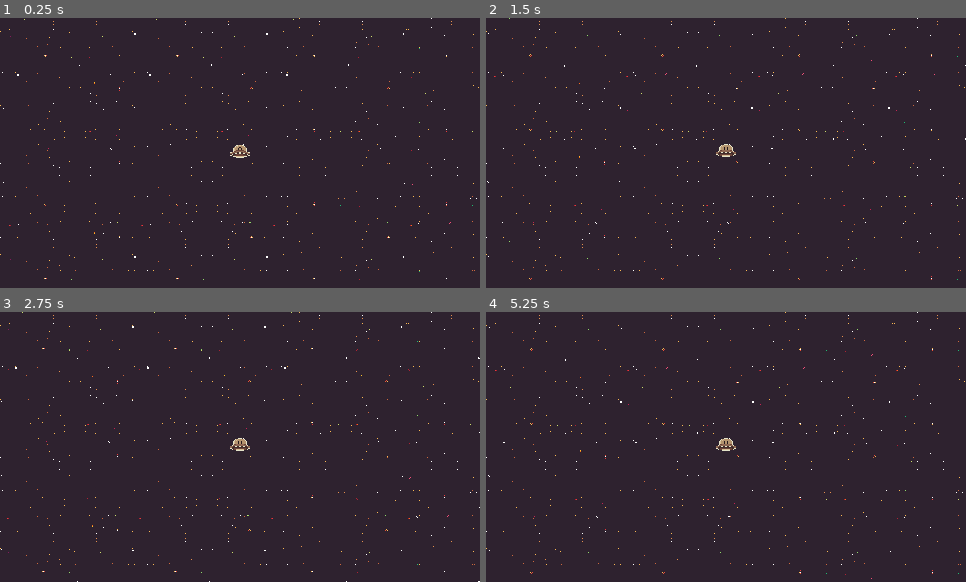
Above: before the commit, frames 1-4 (two rows, left to right).
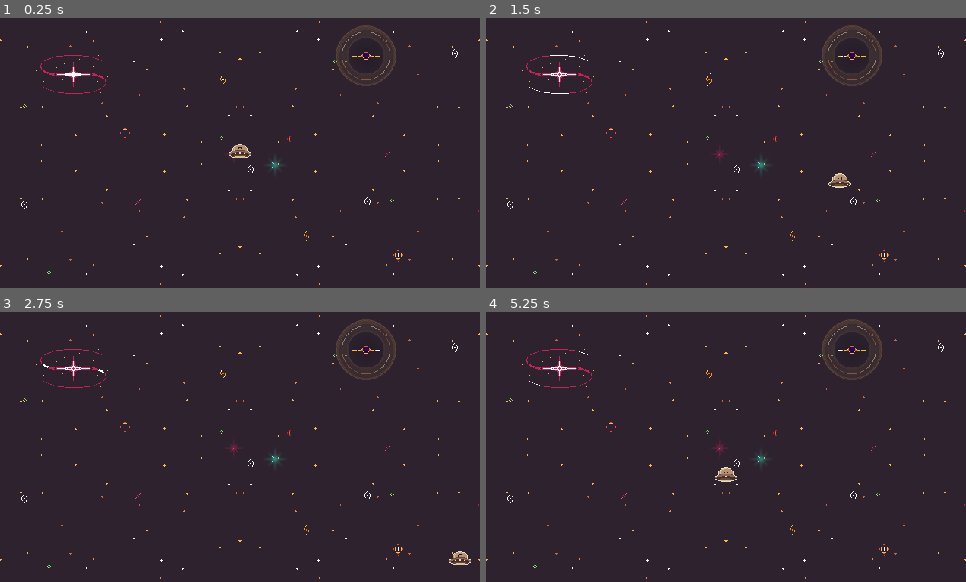
Above: after the commit, the same moments.

Repository: daodev0/ufo-game
Game: Godot game, scene res://Scenes/nivel_1.tscn
Same seed, same stepped clock (60 frames per second), same inputs: the game is played once before the commit and once after it.
Inputs:
- Up to frame 1 (0.25 s): no input
- Up to frame 2 (1.5 s): hold Right (ui_right) 0.53-1.28 s; hold Down (ui_down) from 1.28 s (still down)
- Up to frame 3 (2.75 s): release Down (ui_down) at 2.03 s; hold Right (ui_right) from 2.03 s (still down)
- Up to frame 4 (5.25 s): release Right (ui_right) at 2.78 s; hold Up (ui_up) 2.78-3.53 s; hold Left (ui_left) 3.53-5.03 s; hold Down (ui_down) from 5.03 s (still down)

The runs differ from the first frame. In frame 1, 1.6% of the frame differs, in the area x 0-100%, y 0-99%; in frame 2, 1.7%; in frame 3, 1.8%, in the area x 0-100%, y 0-100%; in frame 4, 1.8%.

Commit message:
Se cambio el fondo de Parallax a simples Nodos2D, las shadows se quitaron temporalmente, se establecieron limites en los bordes de la pantalla y la camara se separo del jugador

Diff:
--- a/Scenes/fondo_parallax.tscn
+++ b/Scenes/fondo_parallax.tscn
@@ -6,28 +6,16 @@
 
 [node name="FondoParallax" type="Node2D" unique_id=2084770573]
 
-[node name="Solido" type="Parallax2D" parent="." unique_id=1193260692]
-scale = Vector2(0.3, 0.3)
-scroll_scale = Vector2(0, 0)
-repeat_size = Vector2(1728, 360)
-repeat_times = 9
+[node name="Solido" type="Node2D" parent="." unique_id=523744286]
 
 [node name="Sprite2D" type="Sprite2D" parent="Solido" unique_id=1835646377]
 texture = ExtResource("1_8e1wg")
 
-[node name="Estrellas" type="Parallax2D" parent="." unique_id=2048497804]
-scale = Vector2(0.3, 0.3)
-scroll_scale = Vector2(0, 0)
-repeat_size = Vector2(1930.46, 360)
-repeat_times = 9
+[node name="Estrellas" type="Node2D" parent="." unique_id=321014735]
 
 [node name="Stars" parent="Estrellas" unique_id=1368602713 instance=ExtResource("4_s44ek")]
 
-[node name="Estrellas2" type="Parallax2D" parent="." unique_id=1167258635]
-scale = Vector2(0.3, 0.3)
-scroll_scale = Vector2(0.01, 0.01)
-repeat_size = Vector2(1944.042, 360)
-repeat_times = 9
+[node name="Estrellas2" type="Node2D" parent="." unique_id=1436267610]
 
 [node name="Stars2" parent="Estrellas2" unique_id=1186796665 instance=ExtResource("5_1ycec")]
 frame_progress = 0.49627137
--- a/Scenes/nivel_1.tscn
+++ b/Scenes/nivel_1.tscn
@@ -2,9 +2,60 @@
 
 [ext_resource type="PackedScene" uid="uid://cndyibcv7xomb" path="res://Scenes/fondo_parallax.tscn" id="1_3givb"]
 [ext_resource type="PackedScene" uid="uid://bixuy85svynk7" path="res://Scenes/player.tscn" id="2_ecx5m"]
+[ext_resource type="PackedScene" uid="uid://bn5vuu0o2xpv3" path="res://Scenes/rotary_star.tscn" id="2_kyajb"]
+[ext_resource type="PackedScene" uid="uid://bx0wrwinkm7wo" path="res://Scenes/rotary_star_2.tscn" id="3_ql53f"]
+[ext_resource type="PackedScene" uid="uid://dyc08wrhntbwb" path="res://Scenes/big_stars.tscn" id="4_xvap8"]
+[ext_resource type="PackedScene" uid="uid://cw6rl3obcbbfs" path="res://Scenes/shadow.tscn" id="5_ql53f"]
+[ext_resource type="PackedScene" uid="uid://dysryq8qbh6ny" path="res://Scenes/big_star_2.tscn" id="5_rjvxo"]
+[ext_resource type="PackedScene" uid="uid://diesv5y18o8cr" path="res://Scenes/black_hole.tscn" id="6_61jm7"]
+[ext_resource type="PackedScene" uid="uid://cfia8oho38bx1" path="res://Scenes/shadow_2.tscn" id="6_xvap8"]
+
+[sub_resource type="RectangleShape2D" id="RectangleShape2D_p0wcr"]
+size = Vector2(638, 7.5)
 
 [node name="Nivel1" type="Node2D" unique_id=839978761]
 
 [node name="FondoParallax" parent="." unique_id=108088019 instance=ExtResource("1_3givb")]
 
+[node name="Shadow1" parent="FondoParallax" unique_id=2086054274 instance=ExtResource("5_ql53f")]
+visible = false
+autoplay = "SHADOW1"
+
+[node name="Shadows2" parent="FondoParallax" unique_id=1131078382 instance=ExtResource("6_xvap8")]
+visible = false
+autoplay = "default"
+
+[node name="RotaryStars" parent="FondoParallax" unique_id=1685969362 instance=ExtResource("2_kyajb")]
+
+[node name="RotaryStar2" parent="FondoParallax" unique_id=1044056930 instance=ExtResource("3_ql53f")]
+
+[node name="BlackHole" parent="FondoParallax" unique_id=448297346 instance=ExtResource("6_61jm7")]
+
+[node name="BigStars1" parent="FondoParallax" unique_id=1170972641 instance=ExtResource("4_xvap8")]
+
+[node name="BigStar2" parent="FondoParallax" unique_id=1023489953 instance=ExtResource("5_rjvxo")]
+
 [node name="Player" parent="." unique_id=744098442 instance=ExtResource("2_ecx5m")]
+
+[node name="Camera2D" type="Camera2D" parent="." unique_id=1125077589]
+zoom = Vector2(0.759, 0.759)
+
+[node name="Limites" type="StaticBody2D" parent="." unique_id=2114231507]
+
+[node name="CollisionShape2D2" type="CollisionShape2D" parent="Limites" unique_id=1258640038]
+position = Vector2(0, -181)
+shape = SubResource("RectangleShape2D_p0wcr")
+
+[node name="CollisionShape2D" type="CollisionShape2D" parent="Limites" unique_id=104153929]
+position = Vector2(0, 181)
+shape = SubResource("RectangleShape2D_p0wcr")
+
+[node name="CollisionShape2D3" type="CollisionShape2D" parent="Limites" unique_id=535607485]
+position = Vector2(319.526, 0)
+rotation = 1.5707964
+shape = SubResource("RectangleShape2D_p0wcr")
+
+[node name="CollisionShape2D4" type="CollisionShape2D" parent="Limites" unique_id=1609287044]
+position = Vector2(-319, 0)
+rotation = 1.5707964
+shape = SubResource("RectangleShape2D_p0wcr")
--- a/Scenes/player.tscn
+++ b/Scenes/player.tscn
@@ -56,6 +56,3 @@
 position = Vector2(0, -2.289)
 scale = Vector2(0.847, 0.847)
 shape = SubResource("CircleShape2D_x3wgy")
-
-[node name="Camera2D" type="Camera2D" parent="." unique_id=1109227674]
-zoom = Vector2(0.688, 0.688)
--- a/Scenes/shadow.tscn
+++ b/Scenes/shadow.tscn
@@ -2,36 +2,64 @@
 
 [ext_resource type="Texture2D" uid="uid://chi1664cpbq1d" path="res://Assets/Backgrounds/PNGs/Split up/Starry background  - Layer 02 - Shadows.png" id="1_wjdoq"]
 
-[sub_resource type="AtlasTexture" id="AtlasTexture_hrkqs"]
+[sub_resource type="AtlasTexture" id="AtlasTexture_wjdoq"]
 atlas = ExtResource("1_wjdoq")
-region = Rect2(0, 0, 1440, 360)
+region = Rect2(0, 0, 720, 360)
 
-[sub_resource type="AtlasTexture" id="AtlasTexture_gh6kt"]
+[sub_resource type="AtlasTexture" id="AtlasTexture_8pobm"]
 atlas = ExtResource("1_wjdoq")
-region = Rect2(1440, 0, 1440, 360)
+region = Rect2(720, 0, 720, 360)
 
-[sub_resource type="AtlasTexture" id="AtlasTexture_01183"]
+[sub_resource type="AtlasTexture" id="AtlasTexture_rxdv1"]
 atlas = ExtResource("1_wjdoq")
-region = Rect2(2880, 0, 1440, 360)
+region = Rect2(1440, 0, 720, 360)
 
-[sub_resource type="AtlasTexture" id="AtlasTexture_qms8y"]
+[sub_resource type="AtlasTexture" id="AtlasTexture_bhi63"]
 atlas = ExtResource("1_wjdoq")
-region = Rect2(4320, 0, 1440, 360)
+region = Rect2(2160, 0, 720, 360)
+
+[sub_resource type="AtlasTexture" id="AtlasTexture_xxmrs"]
+atlas = ExtResource("1_wjdoq")
+region = Rect2(2880, 0, 720, 360)
+
+[sub_resource type="AtlasTexture" id="AtlasTexture_twoae"]
+atlas = ExtResource("1_wjdoq")
+region = Rect2(3600, 0, 720, 360)
+
+[sub_resource type="AtlasTexture" id="AtlasTexture_7lfe7"]
+atlas = ExtResource("1_wjdoq")
+region = Rect2(4320, 0, 720, 360)
+
+[sub_resource type="AtlasTexture" id="AtlasTexture_pt8rj"]
+atlas = ExtResource("1_wjdoq")
+region = Rect2(5040, 0, 720, 360)
 
 [sub_resource type="SpriteFrames" id="SpriteFrames_p0wcr"]
 animations = [{
 "frames": [{
 "duration": 1.0,
-"texture": SubResource("AtlasTexture_hrkqs")
+"texture": SubResource("AtlasTexture_wjdoq")
 }, {
 "duration": 1.0,
-"texture": SubResource("AtlasTexture_gh6kt")
+"texture": SubResource("AtlasTexture_8pobm")
 }, {
 "duration": 1.0,
-"texture": SubResource("AtlasTexture_01183")
+"texture": SubResource("AtlasTexture_rxdv1")
 }, {
 "duration": 1.0,
-"texture": SubResource("AtlasTexture_qms8y")
+"texture": SubResource("AtlasTexture_bhi63")
+}, {
+"duration": 1.0,
+"texture": SubResource("AtlasTexture_xxmrs")
+}, {
+"duration": 1.0,
+"texture": SubResource("AtlasTexture_twoae")
+}, {
+"duration": 1.0,
+"texture": SubResource("AtlasTexture_7lfe7")
+}, {
+"duration": 1.0,
+"texture": SubResource("AtlasTexture_pt8rj")
 }],
 "loop": 1,
 "name": &"SHADOW1",
@@ -41,4 +69,4 @@
 [node name="Shadow1" type="AnimatedSprite2D" unique_id=2086054274]
 sprite_frames = SubResource("SpriteFrames_p0wcr")
 animation = &"SHADOW1"
-frame_progress = 0.658198
+frame_progress = 0.6564163
--- a/Scenes/shadow_2.tscn
+++ b/Scenes/shadow_2.tscn
@@ -2,36 +2,64 @@
 
 [ext_resource type="Texture2D" uid="uid://bn6ta325f5aop" path="res://Assets/Backgrounds/PNGs/Split up/Starry background  - Layer 02 - Shadows 2.png" id="1_5ilv7"]
 
-[sub_resource type="AtlasTexture" id="AtlasTexture_y0cnd"]
+[sub_resource type="AtlasTexture" id="AtlasTexture_fa8of"]
 atlas = ExtResource("1_5ilv7")
-region = Rect2(0, 0, 1440, 360)
+region = Rect2(0, 0, 720, 360)
 
-[sub_resource type="AtlasTexture" id="AtlasTexture_7fbea"]
+[sub_resource type="AtlasTexture" id="AtlasTexture_kynq3"]
 atlas = ExtResource("1_5ilv7")
-region = Rect2(1440, 0, 1440, 360)
+region = Rect2(720, 0, 720, 360)
 
-[sub_resource type="AtlasTexture" id="AtlasTexture_m8ykn"]
+[sub_resource type="AtlasTexture" id="AtlasTexture_05yvy"]
 atlas = ExtResource("1_5ilv7")
-region = Rect2(2880, 0, 1440, 360)
+region = Rect2(1440, 0, 720, 360)
 
-[sub_resource type="AtlasTexture" id="AtlasTexture_kkw23"]
+[sub_resource type="AtlasTexture" id="AtlasTexture_34aow"]
 atlas = ExtResource("1_5ilv7")
-region = Rect2(4320, 0, 1440, 360)
+region = Rect2(2160, 0, 720, 360)
+
+[sub_resource type="AtlasTexture" id="AtlasTexture_mogue"]
+atlas = ExtResource("1_5ilv7")
+region = Rect2(2880, 0, 720, 360)
+
+[sub_resource type="AtlasTexture" id="AtlasTexture_id5rm"]
+atlas = ExtResource("1_5ilv7")
+region = Rect2(3600, 0, 720, 360)
+
+[sub_resource type="AtlasTexture" id="AtlasTexture_28bds"]
+atlas = ExtResource("1_5ilv7")
+region = Rect2(4320, 0, 720, 360)
+
+[sub_resource type="AtlasTexture" id="AtlasTexture_u37kd"]
+atlas = ExtResource("1_5ilv7")
+region = Rect2(5040, 0, 720, 360)
 
 [sub_resource type="SpriteFrames" id="SpriteFrames_y7865"]
 animations = [{
 "frames": [{
 "duration": 1.0,
-"texture": SubResource("AtlasTexture_y0cnd")
+"texture": SubResource("AtlasTexture_fa8of")
 }, {
 "duration": 1.0,
-"texture": SubResource("AtlasTexture_7fbea")
+"texture": SubResource("AtlasTexture_kynq3")
 }, {
 "duration": 1.0,
-"texture": SubResource("AtlasTexture_m8ykn")
+"texture": SubResource("AtlasTexture_05yvy")
 }, {
 "duration": 1.0,
-"texture": SubResource("AtlasTexture_kkw23")
+"texture": SubResource("AtlasTexture_34aow")
+}, {
+"duration": 1.0,
+"texture": SubResource("AtlasTexture_mogue")
+}, {
+"duration": 1.0,
+"texture": SubResource("AtlasTexture_id5rm")
+}, {
+"duration": 1.0,
+"texture": SubResource("AtlasTexture_28bds")
+}, {
+"duration": 1.0,
+"texture": SubResource("AtlasTexture_u37kd")
 }],
 "loop": 1,
 "name": &"default",
@@ -40,3 +68,4 @@
 
 [node name="Shadows2" type="AnimatedSprite2D" unique_id=1131078382]
 sprite_frames = SubResource("SpriteFrames_y7865")
+frame_progress = 0.89896244
